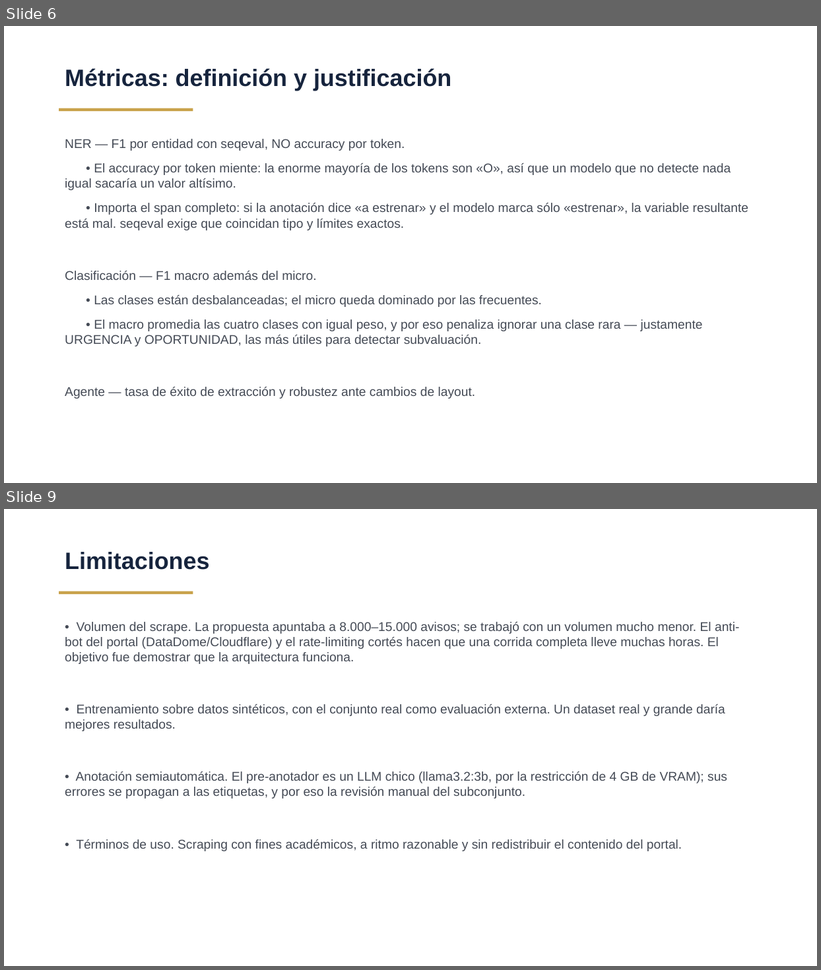
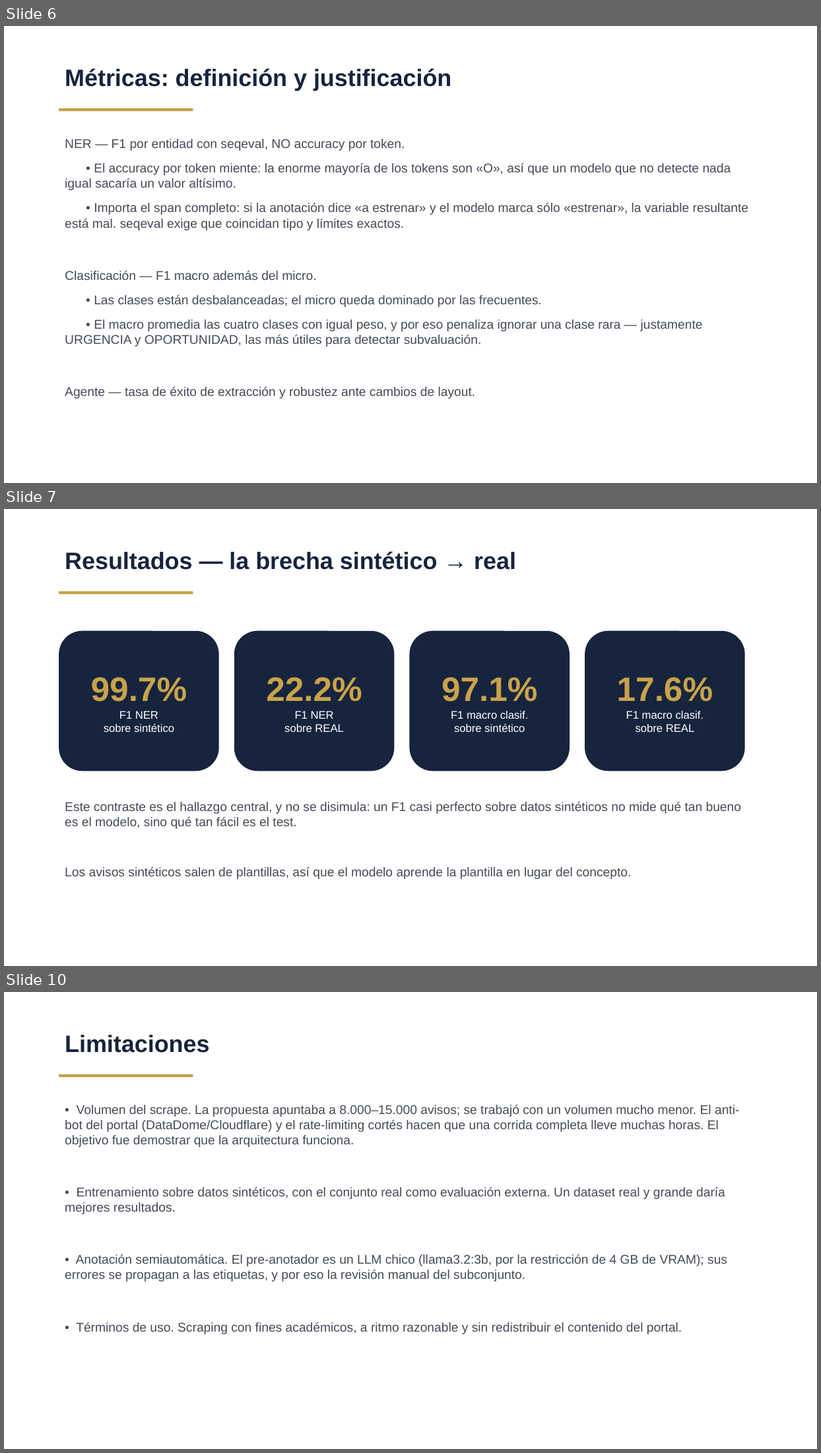
Before and after one commit to jvassarotto/agente-nlp-inmobiliario-caba, a slide deck: entregables/TP_Final_Deep_Learning_Vassarotto.pptx. Shown one above the other, each under a label of ours: slides 6 and 9 before the commit, slides 6, 7 and 10 after it; the slides between them are not shown. The pictures are 821x970 and 821x1453 pixels, drawn with LibreOffice and Linux fonts; fonts in the diff are those of the drawing. Boxes give left, top, right and bottom in pixels: in the first picture for what was removed or moved away, otherwise in the second. Text is boxed around its words. In the diff, an @@ line names an element or a change of style, - is before the commit and + after.

Commit message:
Evaluacion sobre datos reales, notebook ejecutado y presentacion
EL RESULTADO CENTRAL DEL TRABAJO: la brecha sintetico -> real

                            sintetico     real
  NER  (F1 micro, seqeval)      0.997    0.222
  CLS  (F1 macro)               0.971    0.176

Un F1 casi perfecto sobre datos sinteticos no mide que tan bueno es el modelo,
sino que tan facil es el test: los avisos se generan con plantillas y el modelo
aprende la plantilla en vez del concepto.

Los dos modelos fallan DISTINTO, y eso es informativo:
- El NER sobre-etiqueta: marca AMENITY en "ventilacion", "universidades", y un
  nombre de calle como ORIENTACION.
- El clasificador casi no dispara: precision macro 0.55 pero recall 0.16.

Caveat que se repite en todos lados: las etiquetas del conjunto real vienen del
pre-anotador LLM sin revision humana completa, sobre 105 avisos scrapeados y 65
anotados. La magnitud de la caida es solida; los valores exactos no.

Tambien en este commit:
- 105 avisos reales (80 Argenprop + 25 ZonaProp), unificados en real_caba.jsonl.
- Metrica del agente corregida: contaba los duplicados de corridas previas como
  fallos de extraccion. Ahora mide extraidos/detectados, y la deduplicacion se
  informa aparte.
- robustness.py descarta fixtures sin contenido parseable (las paginas de
  challenge del anti-bot responden 200 pero vacias).
- notebooks/demo.ipynb ejecutado: 13/13 celdas con outputs inline.
- entregables/: presentacion generada desde reports/, sin numeros escritos a mano.

Tests: 9/9.

```diff
--- a/entregables/TP_Final_Deep_Learning_Vassarotto.pptx
+++ b/entregables/TP_Final_Deep_Learning_Vassarotto.pptx
@@ slide 7 added at bbox=[4, 509, 817, 966], background #FFFFFF @@
@@ text added at bbox=[65, 551, 516, 570], 28 pt, text #16243D, bold @@
+Resultados — la brecha sintético → real
@@ rectangle added at bbox=[59, 591, 193, 594], fill #C9A24B @@
@@ rounded rectangle added at bbox=[59, 631, 218, 771], fill #16243D, 13 pt, text #FFFFFF @@
+99.7%
+F1 NER
+sobre sintético
@@ rounded rectangle added at bbox=[234, 631, 394, 771], fill #16243D, 13 pt, text #FFFFFF @@
+22.2%
+F1 NER
+sobre REAL
@@ rounded rectangle added at bbox=[410, 631, 570, 771], fill #16243D, 13 pt, text #FFFFFF @@
+97.1%
+F1 macro clasif.
+sobre sintético
@@ rounded rectangle added at bbox=[585, 631, 745, 771], fill #16243D, 13 pt, text #FFFFFF @@
+17.6%
+F1 macro clasif.
+sobre REAL
@@ text added at bbox=[65, 802, 741, 879], 15 pt, text #444A55 @@
+Este contraste es el hallazgo central, y no se disimula: un F1 casi perfecto sobre datos sintéticos no mide qué tan bueno es el modelo, sino qué tan fácil es el test.
+Los avisos sintéticos salen de plantillas, así que el modelo aprende la plantilla en lugar del concepto.
@@ what was slide 9 is now slide 10 @@
```
Also in this commit, not shown: 1 slide changed, 1 other slide added, 1 slide removed, 16 other files.
